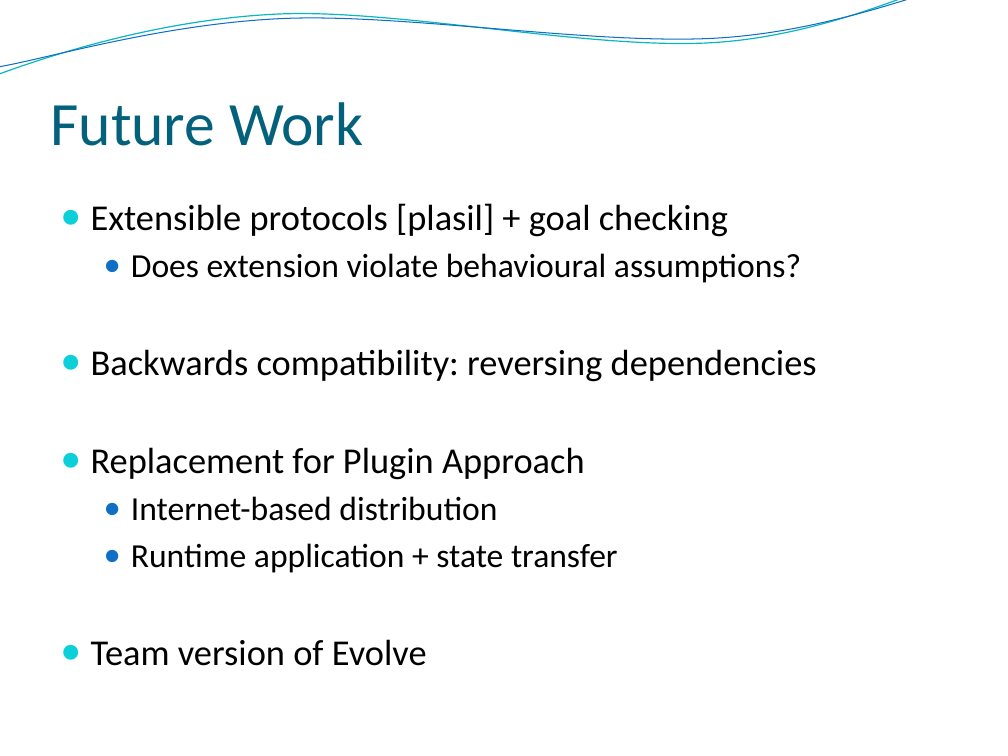
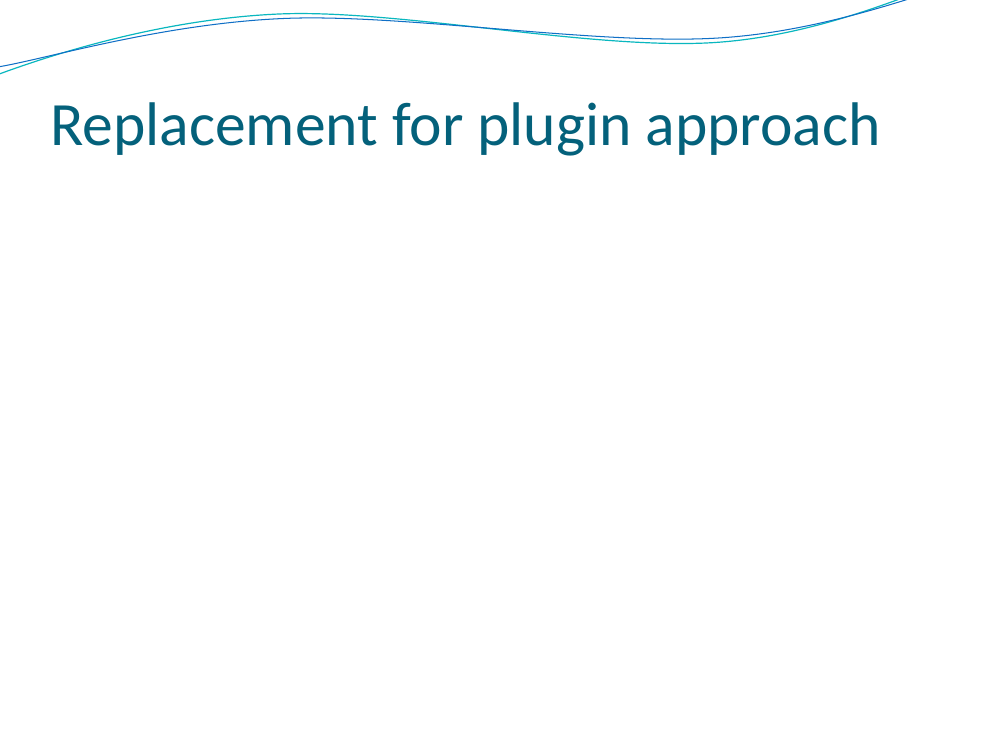
Before and after one commit to Intrinsarc/intrinsarc-evolve, a slide deck: slide 18 of Academic Work/presentations/prague/Evolve - Advanced.pptx (slide 9 before the commit). Drawn at 1008x756 pixels with LibreOffice and Linux fonts; fonts in the diff are those of the drawing; background and template pictures are left out. Boxes give left, top, right and bottom in pixels: in the first picture for what was removed or moved away, otherwise in the second. Text is boxed around its words. In the diff, an @@ line names an element or a change of style, - is before the commit and + after.

```diff
--- a/Academic Work/presentations/prague/Evolve - Advanced.pptx
+++ b/Academic Work/presentations/prague/Evolve - Advanced.pptx
@@ title at bbox=[50, 102, 880, 156]: text changed @@
-Future Work
+Replacement for plugin approach
@@ text removed at bbox=[91, 203, 817, 666] @@
-● Extensible protocols [plasil] + goal checking
-  ● Does extension violate behavioural assumptions?
-● Backwards compatibility: reversing dependencies
-● Replacement for Plugin Approach
-  ● Internet-based distribution
-  ● Runtime application + state transfer
-● Team version of Evolve
```
Also in this commit, not shown: 2 other slides changed, 12 slides added, 2 slides removed, 12 other files.
